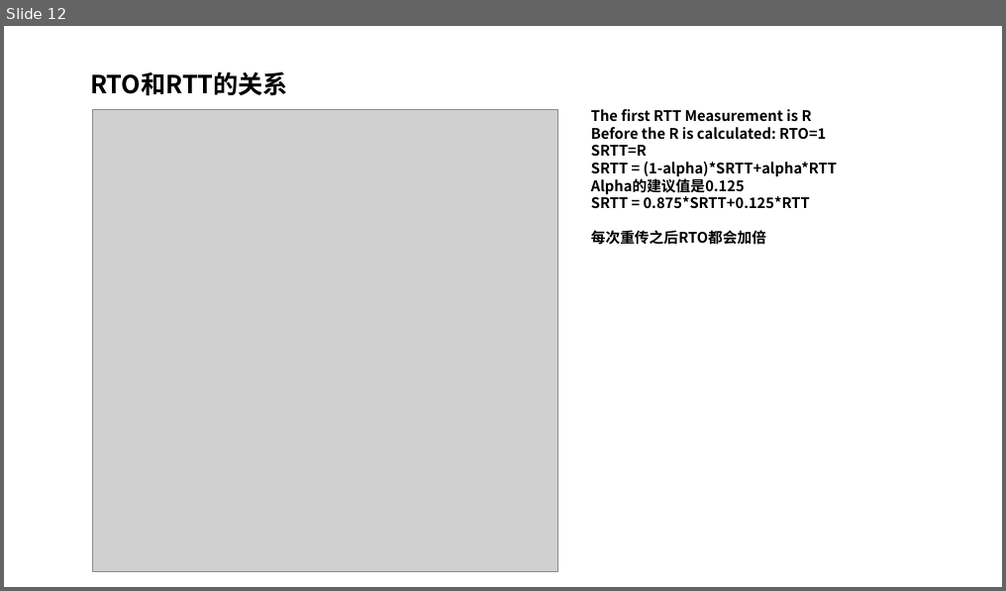
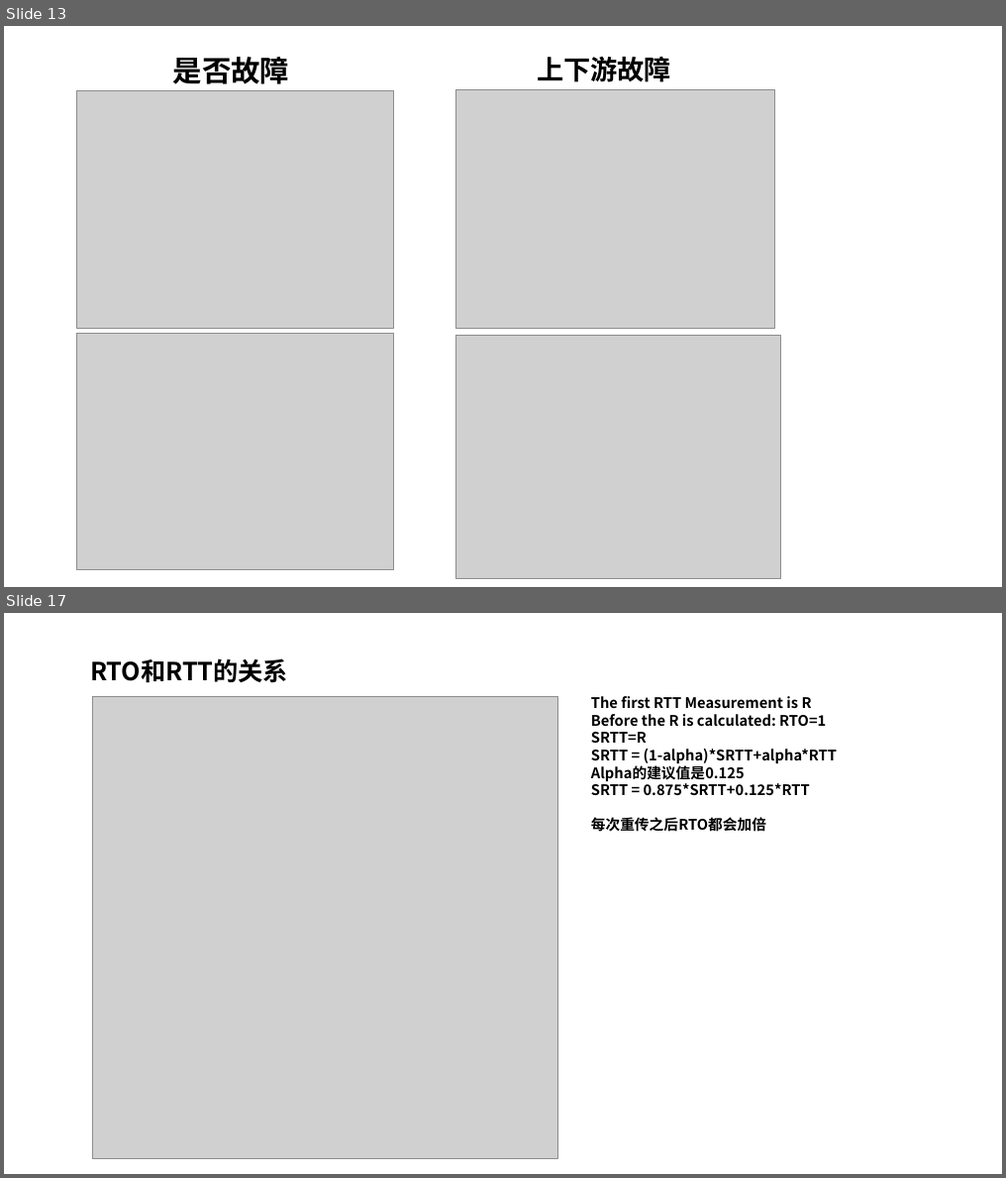
Before and after one commit to xjywhu/failure-localization-paper, a slide deck: 实验设计.pptx. Shown one above the other, each under a label of ours: slide 12 before the commit, slides 13 and 17 after it; the slides between them are not shown. The pictures are 1006x591 and 1006x1178 pixels, drawn with LibreOffice and Linux fonts; fonts in the diff are those of the drawing; grey boxes stand for pictures. Boxes give left, top, right and bottom in pixels: in the first picture for what was removed or moved away, otherwise in the second. Text is boxed around its words. In the diff, an @@ line names an element or a change of style, - is before the commit and + after.

```diff
--- a/实验设计.pptx
+++ b/实验设计.pptx
@@ slide 13 added at bbox=[4, 26, 1002, 587], background #FFFFFF @@
@@ text added at bbox=[173, 57, 289, 84], 28 pt, text #000000, bold @@
+是否故障
@@ text added at bbox=[537, 56, 671, 82], 25.9 pt, text #000000, bold @@
+上下游故障
@@ picture added at bbox=[76, 91, 393, 329] @@
@@ picture added at bbox=[456, 89, 775, 329] @@
@@ picture added at bbox=[76, 333, 393, 570] @@
@@ picture added at bbox=[456, 335, 781, 578] @@
@@ what was slide 12 is now slide 17 @@
```
Also in this commit, not shown: 4 other slides added, 8 other files.
